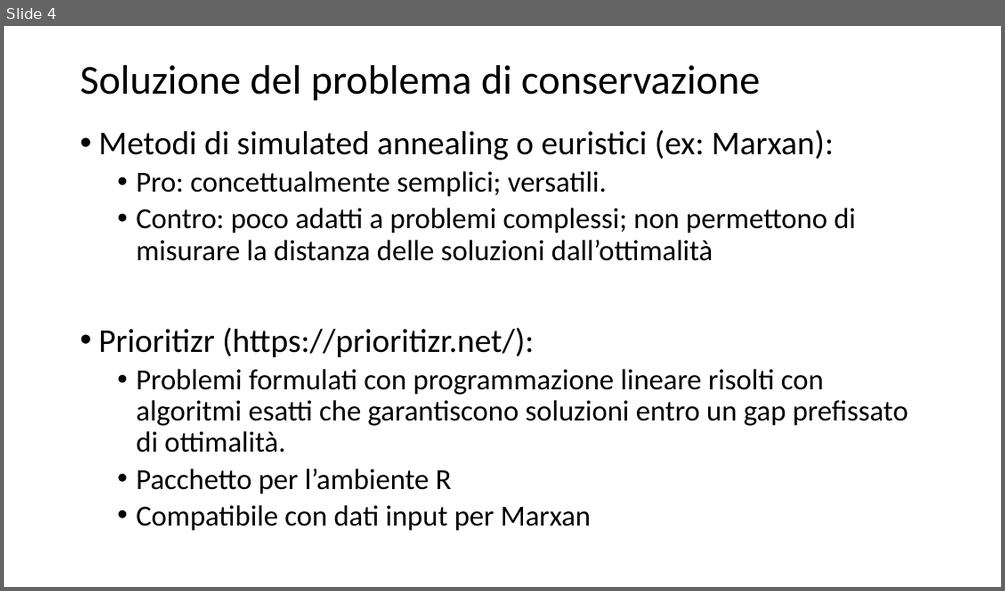
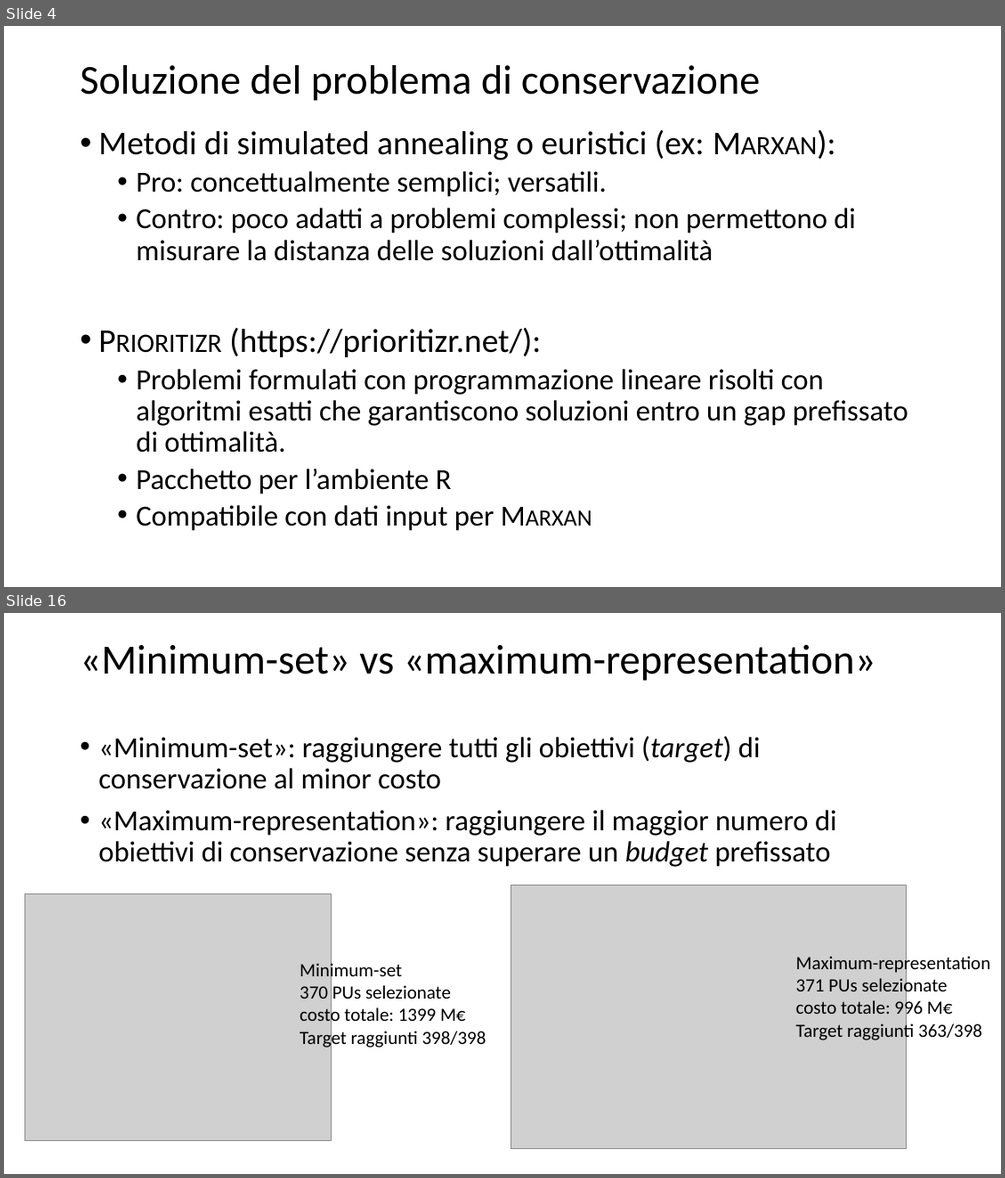
Before and after one commit to MarcoAndrello/prioritizr-spoke-2, a slide deck: Pres.pptx. Shown one above the other, each under a label of ours: slide 4 before the commit, slides 4 and 16 after it; the slides between them are not shown. The pictures are 1005x591 and 1005x1178 pixels, drawn with LibreOffice and Linux fonts; fonts in the diff are those of the drawing; grey boxes stand for pictures. Boxes give left, top, right and bottom in pixels: in the first picture for what was removed or moved away, otherwise in the second. Text is boxed around its words. In the diff, an @@ line names an element or a change of style, - is before the commit and + after.

```diff
--- a/Pres.pptx
+++ b/Pres.pptx
@@ slide 16 added at [4,613,1001,1174], background #FFFFFF @@
@@ title added at [80,644,876,681], 40 pt, text #000000 @@
+«Minimum-set» vs «maximum-representation»
@@ text added at [98,736,837,867], 28 pt, text #000000 @@
+• «Minimum-set»: raggiungere tutti gli obiettivi (target) di conservazione al minor costo
+• «Maximum-representation»: raggiungere il maggior numero di obiettivi di conservazione senza superare un budget prefissato
@@ picture added at [25,893,331,1140] @@
@@ picture added at [511,885,906,1149] @@
@@ text added at [796,953,991,1042], 18 pt, text #000000 @@
+Maximum-representation
+371 PUs selezionate
+costo totale: 996 M€
+Target raggiunti 363/398
@@ text added at [299,961,486,1049], 18 pt, text #000000 @@
+Minimum-set
+370 PUs selezionate
+costo totale: 1399 M€
+Target raggiunti 398/398
@@ slide 4 changed as well @@
@@ text at [98,130,704,531]: small capitals on in "Marxan):", "Prioritizr", "Marxan" @@
```
Also in this commit, not shown: 1 other slide changed, 15 other slides added, 8 slides removed, 2 other files.
